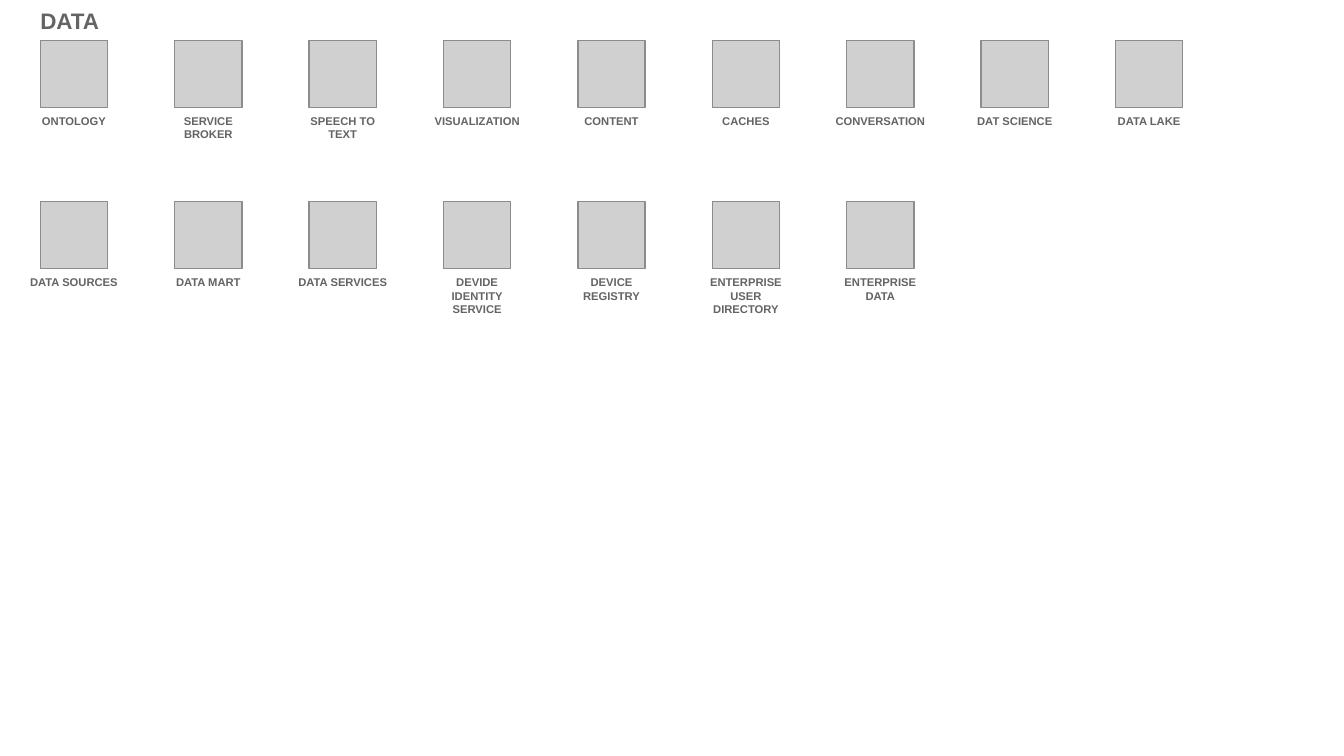
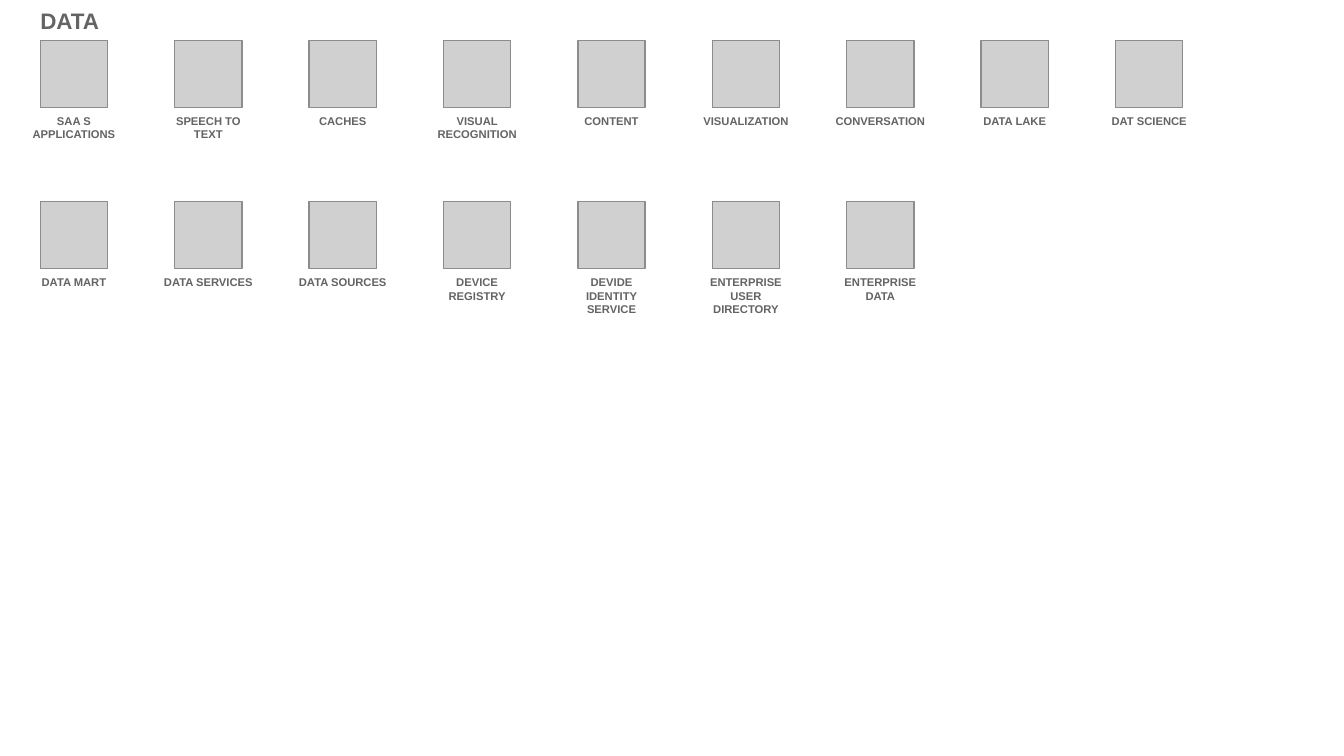
Before and after one commit to l2fprod/myarchitecture, a slide deck: slide 15 of mycatalog-architecture-diagram-template.pptx. Drawn at 1344x756 pixels with LibreOffice and Linux fonts; fonts in the diff are those of the drawing; grey boxes stand for pictures. Boxes give left, top, right and bottom in pixels: in the first picture for what was removed or moved away, otherwise in the second. Text is boxed around its words. In the diff, an @@ line names an element or a change of style, - is before the commit and + after.

```diff
--- a/mycatalog-architecture-diagram-template.pptx
+++ b/mycatalog-architecture-diagram-template.pptx
@@ text at [33, 117, 116, 138]: text changed @@
-ONTOLOGY
+SAA S APPLICATIONS
@@ text removed at [184, 117, 233, 138] @@
-SERVICE BROKER
@@ text added at [319, 117, 366, 125], 6 pt, text #646365, bold @@
+CACHES
@@ text at [438, 117, 517, 138]: text changed @@
-VISUALIZATION
+VISUAL RECOGNITION
@@ text at [703, 117, 788, 125]: text changed @@
-CACHES
+VISUALIZATION
@@ 3 texts: place and size @@
-3 texts at [310, 117, 1180, 300]
+3 texts at [176, 117, 1046, 300]
@@ text "DAT SCIENCE": place and size @@
-text "DAT SCIENCE" at [977, 117, 1052, 125]
+text "DAT SCIENCE" at [1112, 117, 1187, 125]
@@ text at [42, 278, 106, 286]: text changed @@
-DATA SOURCES
+DATA MART
@@ text at [164, 278, 252, 286]: text changed @@
-DATA MART
+DATA SERVICES
@@ text at [299, 278, 386, 286]: text changed @@
-DATA SERVICES
+DATA SOURCES
@@ text "DEVIDE IDENTITY SERVICE": place and size @@
-text "DEVIDE IDENTITY SERVICE" at [452, 278, 503, 313]
+text "DEVIDE IDENTITY SERVICE" at [586, 278, 637, 313]
```
Also in this commit, not shown: 16 other slides changed, 1 slide added, 1 slide removed.
